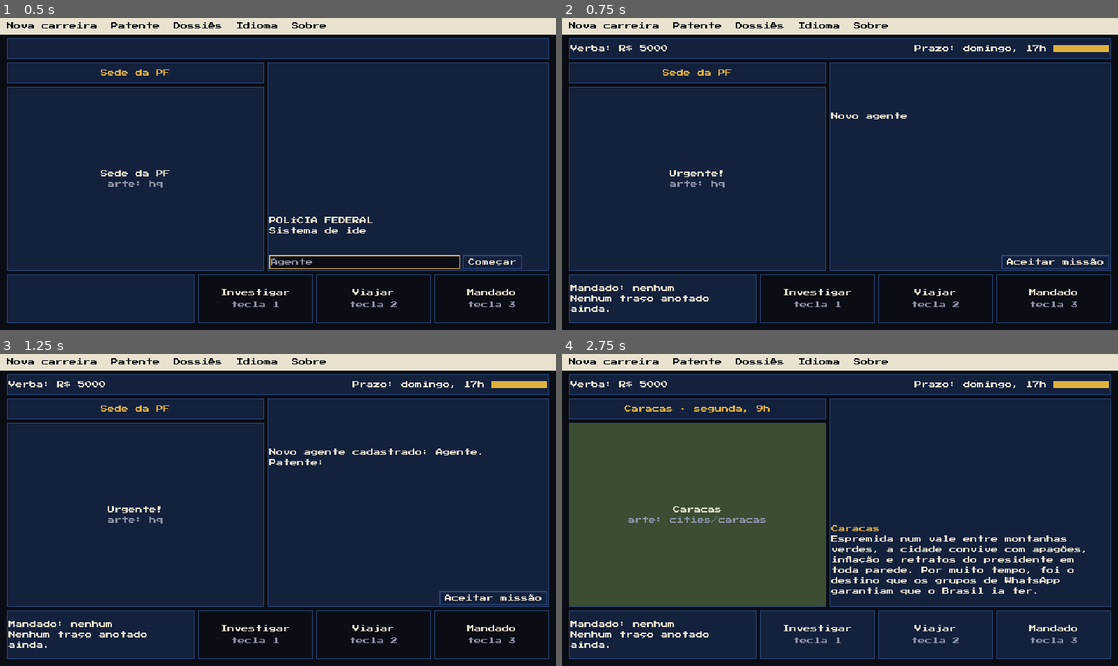
Above: before the commit, frames 1-4 (two rows, left to right).
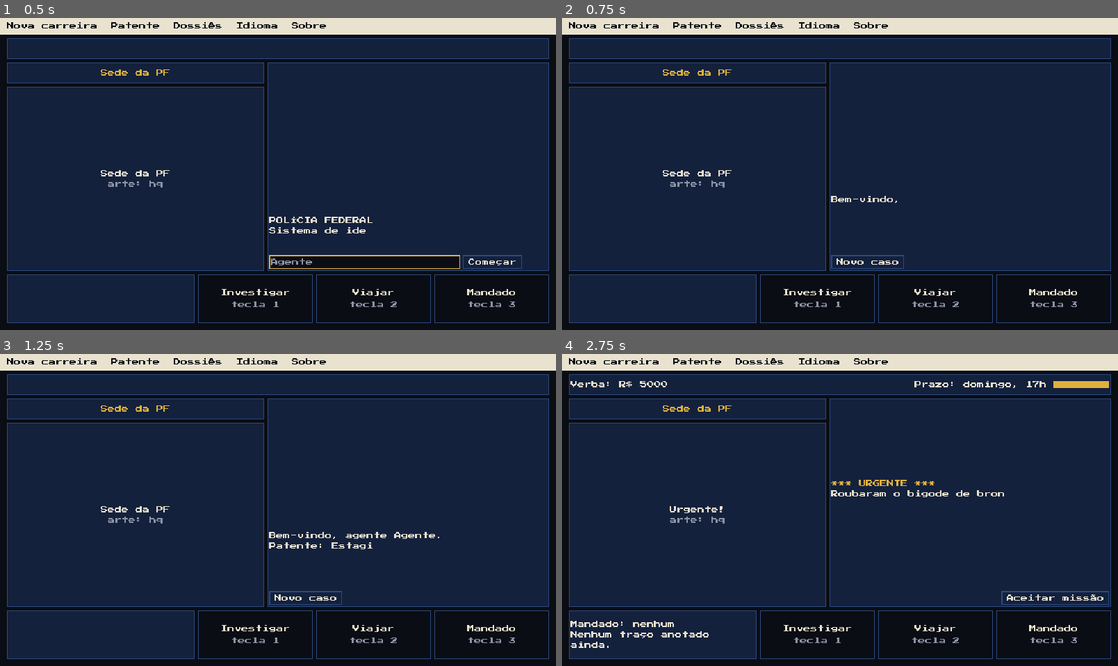
Above: after the commit, the same moments.

Repository: diegommelo/carmen
Game: Godot game, scene res://ui/main.tscn
The game is run twice, just before and just after one commit, with the same random seed, the same clock (stepped at 60 frames per second) and the same inputs.
Inputs (mouse positions are in pixels of both pictures, inside the frame that each line leads up to):
- Up to frame 1 (0.5 s): no input
- Up to frame 2 (0.75 s): click "Começar" at 0.5 s
- Up to frame 3 (1.25 s): no input
- Up to frame 4 (2.75 s): click (1056, 597) at 1.25 s, where only the run before the commit has a clickable "Aceitar missão"; click (867, 597) at 2 s, where only the run after the commit has a clickable "Novo caso"

Frame 1 is identical in both runs. In frame 2, 1.7% of the frame differs, in the area x 1-99%, y 8-95%; in frame 3, 2.2%; in frame 4, 38%, in the area x 1-99%, y 16-98%.

Commit message:
Autosave the case and ask to resume it on return
Saving only on window close never ran in the browser. Now the career and
the case in progress are saved after every action. On launch, a saved
agent is identified automatically: with a case in progress the game asks
whether to resume it; otherwise it shows the career status and offers a
new investigation, which leads to the briefing.

Co-Authored-By: Claude Opus 5.5 <noreply@anthropic.com>

Diff:
--- a/game/i18n/ui.csv
+++ b/game/i18n/ui.csv
@@ -78,17 +78,14 @@
 Agent identification system.","[b]POLÍCIA FEDERAL[/b]
 Sistema de identificação de agentes."
 IDENTIFY,Please identify yourself:,"Identifique-se, por favor:"
-CONFIRM_OTHER_AGENT,The saved career belongs to agent %s. Start a new career as %s? The current one will be lost.,A carreira salva é do agente %s. Começar uma nova carreira como %s? A atual será perdida.
-AGENT_NEW,New agent registered: %s. Rank: %s.,Novo agente cadastrado: %s. Patente: %s.
-AGENT_BACK,"Identity confirmed. Agent %s, rank %s, %d cases solved.","Identidade confirmada. Agente %s, patente %s, %d casos resolvidos."
-CASE_RESUMED,You have a case in progress.,Você tem um caso em andamento.
 BRIEFING_TITLE,Urgent!,Urgente!
 BRIEFING_FLASH,*** URGENT ***,*** URGENTE ***
 MISSION,Your mission: follow the trail from %s to the hideout and make the arrest.,Sua missão: seguir o rastro desde %s até o esconderijo e efetuar a prisão.
 GOOD_LUCK,"Good luck, %s %s.","Boa sorte, %s %s."
 BTN_ACCEPT,Accept mission,Aceitar missão
-BTN_CONTINUE,Continue,Continuar
-CONFIRM_SAVE_CASE,Save the case in progress before quitting?,Salvar o caso em andamento antes de sair?
-BTN_SAVE_QUIT,Save and quit,Salvar e sair
-BTN_QUIT_NO_SAVE,Quit without saving,Sair sem salvar
-BTN_CANCEL,Cancel,Cancelar
+AGENT_WELCOME,"Welcome, agent %s.","Bem-vindo, agente %s."
+ASK_RESUME,You have a case in progress. Do you want to resume it?,Você tem um caso em andamento. Deseja retomá-lo?
+CAREER_STATUS,Rank: %s. Cases solved: %d.,Patente: %s. Casos resolvidos: %d.
+ASK_NEW_CASE,Do you want to start a new investigation?,Deseja começar uma nova investigação?
+BTN_YES,Yes,Sim
+BTN_NO,No,Não
--- a/game/ui/main.gd
+++ b/game/ui/main.gd
@@ -15,17 +15,9 @@
 var _route: Array = []
 var _dossier_index := 0
 var _confirm: ConfirmationDialog
-var _quit: ConfirmationDialog
 var _info: AcceptDialog
 var _languages: PopupMenu
-## Nome digitado na identificação que não é o da carreira salva; vira carreira nova
-## se o jogador confirmar.
-var _pending_name := ""
-## Saudação do briefing: "" (nenhuma), "new" ou "back".
-var _greeting := ""
-## O briefing é de um caso salvo que foi retomado.
-var _resumed := false
-## Tela fora do caso (identificação, briefing) a redesenhar quando o idioma muda.
+## Tela fora do caso (identificação, sede, briefing) a redesenhar quando o idioma muda.
 var _redraw := Callable()
 
 
@@ -38,47 +30,27 @@
 	verb_pressed.connect(_on_verb)
 	menu_pressed.connect(_on_menu)
 	_refresh_labels()
-	get_tree().set_auto_accept_quit(false)
 	detective = Career.load_saved()
-	_show_welcome()
-
-
-func _notification(what: int) -> void:
-	if what == NOTIFICATION_WM_CLOSE_REQUEST:
-		_on_close_request()
-
-
-## Com um caso em andamento, pergunta se salva antes de sair. No navegador o pedido de
-## fechar não chega; lá o caso só se perde.
-func _on_close_request() -> void:
-	if session == null or session.outcome != CaseSession.ONGOING:
-		get_tree().quit()
-		return
-	_quit.dialog_text = tr("CONFIRM_SAVE_CASE")
-	_quit.ok_button_text = tr("BTN_SAVE_QUIT")
-	_quit.cancel_button_text = tr("BTN_CANCEL")
-	_quit.get_meta("discard").text = tr("BTN_QUIT_NO_SAVE")
-	_quit.popup_centered()
-
-
-func _quit_game(keep_case: bool) -> void:
+	if detective.is_empty():
+		_show_welcome()
+	else:
+		_show_home()
+
+
+## Salva a carreira e, com um caso em andamento, o caso (semente e ações). Roda depois
+## de cada ação, para nada se perder ao fechar o jogo, inclusive no navegador.
+func _autosave() -> void:
 	var state := {}
-	if keep_case:
+	if session != null and session.outcome == CaseSession.ONGOING:
 		state = session.save_state()
 		state.marks = _marks
 	Career.save(detective, Career.PATH, state)
-	get_tree().quit()
 
 
 func _build_dialogs() -> void:
 	_confirm = ConfirmationDialog.new()
 	_confirm.confirmed.connect(_on_new_career)
 	add_child(_confirm)
-	_quit = ConfirmationDialog.new()
-	_quit.set_meta("discard", _quit.add_button("", true, "discard"))
-	_quit.confirmed.connect(_quit_game.bind(true))
-	_quit.custom_action.connect(func(_action): _quit_game(false))
-	add_child(_quit)
 	_info = AcceptDialog.new()
 	add_child(_info)
 	_languages = PopupMenu.new()
@@ -104,7 +76,6 @@
 func _on_menu(id: String) -> void:
 	match id:
 		"new_career":
-			_pending_name = ""
 			_confirm.dialog_text = tr("CONFIRM_NEW_CAREER")
 			_confirm.popup_centered()
 		"rank":
@@ -167,11 +138,9 @@
 			_show_computer()
 
 
-## Abertura, como no original: boas-vindas da PF e identificação do agente. Com
-## carreira salva, o nome dela já vem no campo.
-func _show_welcome() -> void:
+## Sede da PF sem caso aberto: limpa a moldura para as telas de abertura.
+func _show_hq() -> void:
 	session = null
-	_redraw = _show_welcome
 	hide_overlay()
 	set_case("", "", 1.0)
 	set_header(tr("HQ_TITLE"))
@@ -179,12 +148,17 @@
 	set_notes("")
 	set_verbs_enabled(false)
 	clear_text()
+	clear_choices()
+
+
+## Sem carreira salva: boas-vindas da PF e cadastro do agente.
+func _show_welcome() -> void:
+	_redraw = _show_welcome
+	_show_hq()
 	say(tr("WELCOME"))
 	say(tr("IDENTIFY"))
-	clear_choices()
 	var row := add_choice_row()
 	var field := LineEdit.new()
-	field.text = detective.get("name", "")
 	field.placeholder_text = tr("DEFAULT_AGENT")
 	field.custom_minimum_size.x = 220
 	field.text_submitted.connect(func(_text): _on_identified(field))
@@ -193,30 +167,52 @@
 	field.grab_focus.call_deferred()
 
 
-## Mesmo nome da carreira salva: volta a ela. Outro nome: pede para começar outra.
 func _on_identified(field: LineEdit) -> void:
 	var agent_name := field.text.strip_edges()
-	if agent_name == "":
-		agent_name = tr("DEFAULT_AGENT")
-	if detective.is_empty():
-		_start_career(agent_name)
-	elif agent_name.to_lower() != str(detective.name).to_lower():
-		_pending_name = agent_name
-		_confirm.dialog_text = tr("CONFIRM_OTHER_AGENT") % [detective.name, agent_name]
-		_confirm.popup_centered()
-	else:
-		_greeting = "back"
-		var saved: Dictionary = detective.get("case", {})
-		detective.erase("case")
-		if saved.is_empty() or not _resume_case(saved):
-			_new_case()
-
-
-func _start_career(agent_name: String) -> void:
-	detective = Career.fresh(agent_name)
+	detective = Career.fresh(agent_name if agent_name != "" else tr("DEFAULT_AGENT"))
 	Career.save(detective)
-	_greeting = "new"
-	_new_case()
+	_show_home()
+
+
+## Com carreira salva, o agente já entra identificado. Se havia caso em andamento,
+## pergunta se retoma; senão, mostra a carreira e oferece uma nova investigação.
+func _show_home() -> void:
+	_redraw = _show_home
+	_show_hq()
+	say(tr("AGENT_WELCOME") % detective.name)
+	var bar := add_choice_bar()
+	if detective.has("case"):
+		say(tr("ASK_RESUME"))
+		add_choice(bar, tr("BTN_YES"), _on_resume)
+		add_choice(bar, tr("BTN_NO"), _on_abandon)
+		return
+	if pack.boss().id in detective.caught:
+		say(tr("CAREER_DONE"))
+		add_choice(bar, tr("BTN_NEW_CAREER"), _on_new_career)
+		return
+	say(tr("CAREER_STATUS") % [pack.ranks[detective.rank].name, detective.cases])
+	var left := pack.cases_to_next_rank(detective.cases)
+	if left > 0:
+		var next_rank: String = pack.ranks[detective.rank + 1].name
+		say(tr("NEXT_RANK_ONE") % next_rank if left == 1 else tr("NEXT_RANK") % [left, next_rank])
+	say(tr("ASK_NEW_CASE"))
+	add_choice(bar, tr("BTN_NEW_CASE"), _new_case)
+
+
+## Um save que não serve mais (outra versão do pacote) é descartado.
+func _on_resume() -> void:
+	var saved: Dictionary = detective.case
+	detective.erase("case")
+	if not _resume_case(saved):
+		session = null
+		_autosave()
+		_show_home()
+
+
+func _on_abandon() -> void:
+	detective.erase("case")
+	_autosave()
+	_show_home()
 
 
 func _new_case() -> void:
@@ -224,11 +220,10 @@
 	session.start(detective)
 	_marks.clear()
 	_route = [session.crime_city]
-	_resumed = false
+	_autosave()
 	_show_briefing()
 
 
-## Refaz um caso salvo ao sair. Devolve false se o save não serve mais.
 func _resume_case(saved: Dictionary) -> bool:
 	session = CaseSession.new(pack, int(saved.get("seed", 0)))
 	session.start(detective)
@@ -240,8 +235,8 @@
 	for a in actions:
 		if a[0] == "travel":
 			_route.append(a[1])
-	_resumed = true
-	_show_briefing()
+	_redraw = Callable()
+	_show_city()
 	return true
 
 
@@ -255,43 +250,29 @@
 	show_scene(tr("BRIEFING_TITLE"), tr("SCENE_ART") % "hq", Palette.PANEL)
 	set_verbs_enabled(false)
 	clear_text()
-	var rank: String = pack.ranks[detective.rank].name
-	match _greeting:
-		"new":
-			say(tr("AGENT_NEW") % [detective.name, rank])
-		"back":
-			say(tr("AGENT_BACK") % [detective.name, rank, detective.cases])
-	if _resumed:
-		say(tr("CASE_RESUMED"))
 	var crime_city: String = pack.city(session.crime_city).name
 	var deadline: Dictionary = session.difficulty.deadline
-	say("\n" + _highlight(tr("BRIEFING_FLASH")))
+	say(_highlight(tr("BRIEFING_FLASH")))
 	say(tr("ALERT_THEFT") % [session.treasure(), crime_city])
 	say(tr("SUSPECT_SEEN") % _sex_name().to_lower())
 	say(tr("MISSION") % crime_city)
 	say(tr("DEADLINE") % [_day_name(deadline.day), tr("HOUR_FMT") % deadline.hour])
-	say(tr("GOOD_LUCK") % [rank, detective.name])
+	say(tr("GOOD_LUCK") % [pack.ranks[detective.rank].name, detective.name])
 	clear_choices()
 	var bar := add_choice_bar()
 	add_spacer(bar)
-	add_choice(bar, tr("BTN_CONTINUE") if _resumed else tr("BTN_ACCEPT"), _accept_case)
+	add_choice(bar, tr("BTN_ACCEPT"), _accept_case)
 
 
 func _accept_case() -> void:
 	_redraw = Callable()
-	_greeting = ""
-	_resumed = false
 	_show_city()
 
 
 func _on_new_career() -> void:
 	Career.erase()
 	detective = {}
-	if _pending_name != "":
-		_start_career(_pending_name)
-		_pending_name = ""
-	else:
-		_show_welcome()
+	_show_welcome()
 
 
 func _sex_name() -> String:
@@ -367,11 +348,12 @@
 
 
 func _show_main_actions() -> void:
+	_autosave()
 	_refresh_status()
 	clear_choices()
 	set_verbs_enabled(session.outcome == CaseSession.ONGOING)
 	if session.outcome != CaseSession.ONGOING:
-		_show_outcome()
+		_render_outcome()
 
 
 ## Investigar: os lugares da cidade viram uma lista no painel de texto.
@@ -499,6 +481,7 @@
 	_marks = marks
 	screen.set_count_text(_count_text())
 	_refresh_status()
+	_autosave()
 
 
 ## Mesmo filtro de CaseSession.compute_warrant, sem emitir nem cancelar mandado.
@@ -556,13 +539,7 @@
 	return "\n".join(lines)
 
 
-## Desfecho: salva a carreira (sem caso em andamento) e conta o resultado.
-func _show_outcome() -> void:
-	Career.save(detective)
-	_render_outcome()
-
-
-## A cena mostra a prisão ou a fuga e o texto conta o resultado.
+## Desfecho: a cena mostra a prisão ou a fuga e o texto conta o resultado.
 func _render_outcome() -> void:
 	var arrested := session.outcome == CaseSession.ARRESTED
 	show_scene(tr("SCENE_ARRESTED") if arrested else tr("SCENE_ESCAPED"),
